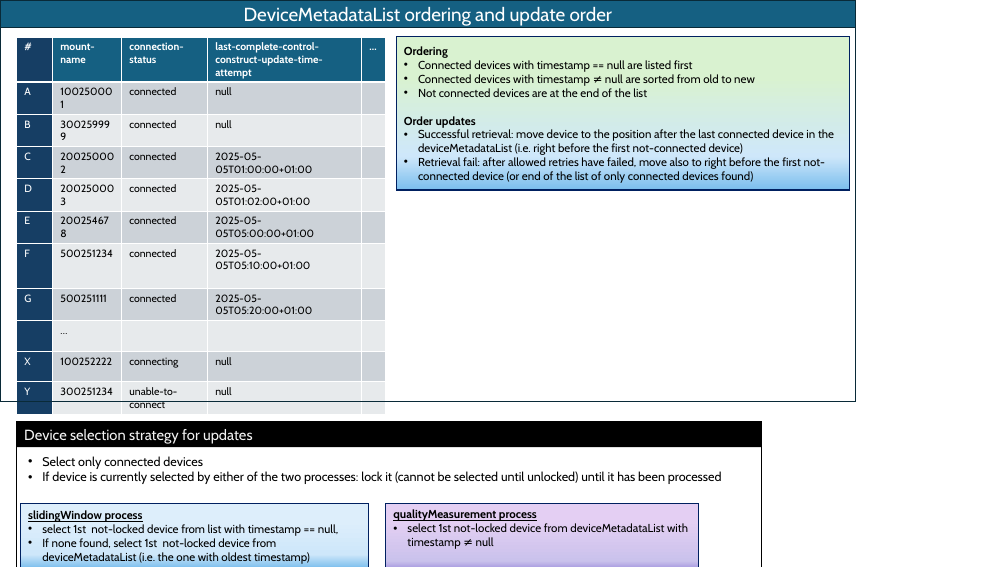
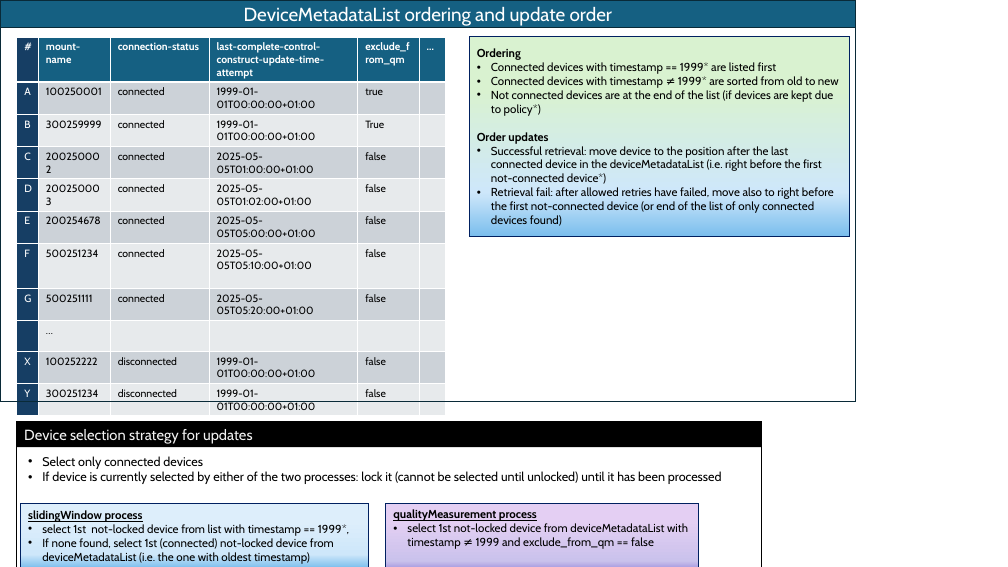
Before and after one commit to openBackhaul/MicroWaveDeviceInventory, a slide deck: slide 3 of spec/additionalDescription/pictures/MetadataPics.pptx. Drawn at 1008x567 pixels with LibreOffice and Linux fonts; fonts in the diff are those of the drawing. Boxes give left, top, right and bottom in pixels: in the first picture for what was removed or moved away, otherwise in the second. Text is boxed around its words. In the diff, an @@ line names an element or a change of style, - is before the commit and + after.

```diff
--- a/spec/additionalDescription/pictures/MetadataPics.pptx
+++ b/spec/additionalDescription/pictures/MetadataPics.pptx
@@ table at bbox=[17, 37, 446, 414] @@
-column 3: connection-status | connected | connected | connected | connected | connected | connected | connected |  | connecting | unable-to-connect
-column 4: last-complete-control-construct-update-time-attempt | null | null | 2025-05-05T01:00:00+01:00 | 2025-05-05T01:02:00+01:00 | 2025-05-05T05:00:00+01:00 | 2025-05-05T05:10:00+01:00 | 2025-05-05T05:20:00+01:00 |  | null | null
+column 3: connection-status | connected | connected | connected | connected | connected | connected | connected |  | disconnected | disconnected
+column 4: last-complete-control-construct-update-time-attempt | 1999-01-01T00:00:00+01:00 | 1999-01-01T00:00:00+01:00 | 2025-05-05T01:00:00+01:00 | 2025-05-05T01:02:00+01:00 | 2025-05-05T05:00:00+01:00 | 2025-05-05T05:10:00+01:00 | 2025-05-05T05:20:00+01:00 |  | 1999-01-01T00:00:00+01:00 | 1999-01-01T00:00:00+01:00
+column 5: exclude_from_qm | true | True | false | false | false | false | false |  | false | false
@@ table: place and size @@
-table at bbox=[17, 37, 386, 412]
+table at bbox=[17, 37, 446, 414]
@@ rectangle "Ordering": place and size @@
-rectangle "Ordering" at bbox=[396, 37, 850, 190]
+rectangle "Ordering" at bbox=[470, 37, 850, 237]
@@ text in rectangle at bbox=[491, 62, 839, 116]: text changed @@
-• Connected devices with timestamp == null are listed first
-• Connected devices with timestamp ≠ null are sorted from old to new
-• Not connected devices are at the end of the list
+• Connected devices with timestamp == 1999* are listed first
+• Connected devices with timestamp ≠ 1999* are sorted from old to new
+• Not connected devices are at the end of the list (if devices are kept due to policy*)
@@ text in rectangle at bbox=[491, 146, 822, 184]: text changed @@
-• Successful retrieval: move device to the position after the last connected device in the deviceMetadataList (i.e. right before the first not-connected device)
+• Successful retrieval: move device to the position after the last connected device in the deviceMetadataList (i.e. right before the first not-connected device*)
@@ text at bbox=[42, 524, 349, 564]: text changed @@
-• select 1st not-locked device from list with timestamp == null,
-• If none found, select 1st not-locked device from deviceMetadataList (i.e. the one with oldest timestamp)
+• select 1st not-locked device from list with timestamp == 1999*,
+• If none found, select 1st (connected) not-locked device from deviceMetadataList (i.e. the one with oldest timestamp)
@@ text at bbox=[407, 523, 688, 549]: text changed @@
-• select 1st not-locked device from deviceMetadataList with timestamp ≠ null
+• select 1st not-locked device from deviceMetadataList with timestamp ≠ 1999 and exclude_from_qm == false
```
Also in this commit, not shown: 2 other slides changed, 5 other files.
